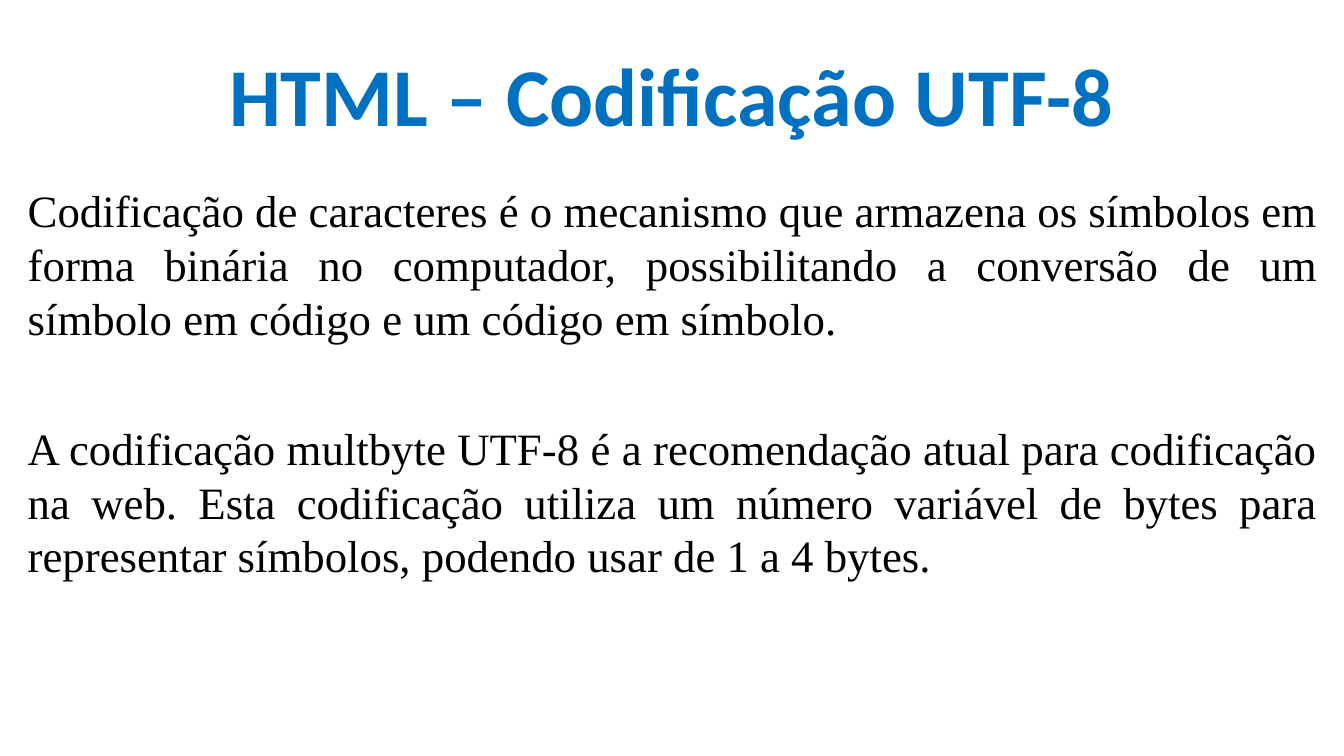
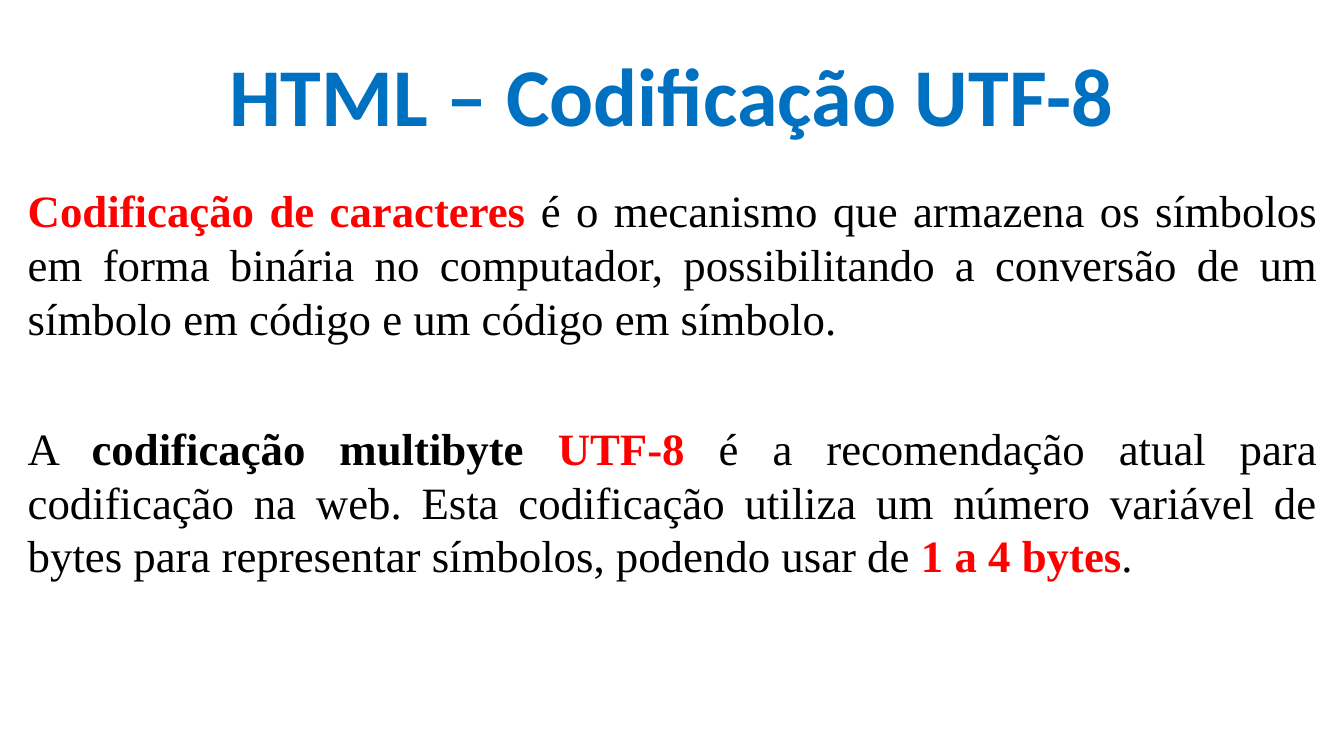
Before and after one commit to CloudEducationBrazil/WydenDesenvolvimentoWebPHP, a slide deck: slide 18 of 01 Classes/Aula 02, 03, 04 Desenvolvimento Web Caracterização - HTML.pptx. Drawn at 1344x756 pixels with LibreOffice and Linux fonts; fonts in the diff are those of the drawing; background and template pictures are left out. Boxes give left, top, right and bottom in pixels: in the first picture for what was removed or moved away, otherwise in the second. Text is boxed around its words. In the diff, an @@ line names an element or a change of style, - is before the commit and + after.

Commit message:
Atualização de slides de aulas

```diff
--- a/01 Classes/Aula 02, 03, 04 Desenvolvimento Web Caracterização - HTML.pptx
+++ b/01 Classes/Aula 02, 03, 04 Desenvolvimento Web Caracterização - HTML.pptx
@@ text at <box>28,195,1317,345</box>: text colour #000000 to #FF0000, bold on in "Codificação de caracteres" @@
@@ text at <box>28,433,1317,582</box>: text changed @@
-A codificação multbyte UTF-8 é a recomendação atual para codificação na web. Esta codificação utiliza um número variável de bytes para representar símbolos, podendo usar de 1 a 4 bytes.
+A codificação multibyte UTF-8 é a recomendação atual para codificação na web. Esta codificação utiliza um número variável de bytes para representar símbolos, podendo usar de 1 a 4 bytes.
```
Also in this commit, not shown: 52 other slides changed, 1 slide removed, 1 other file.
